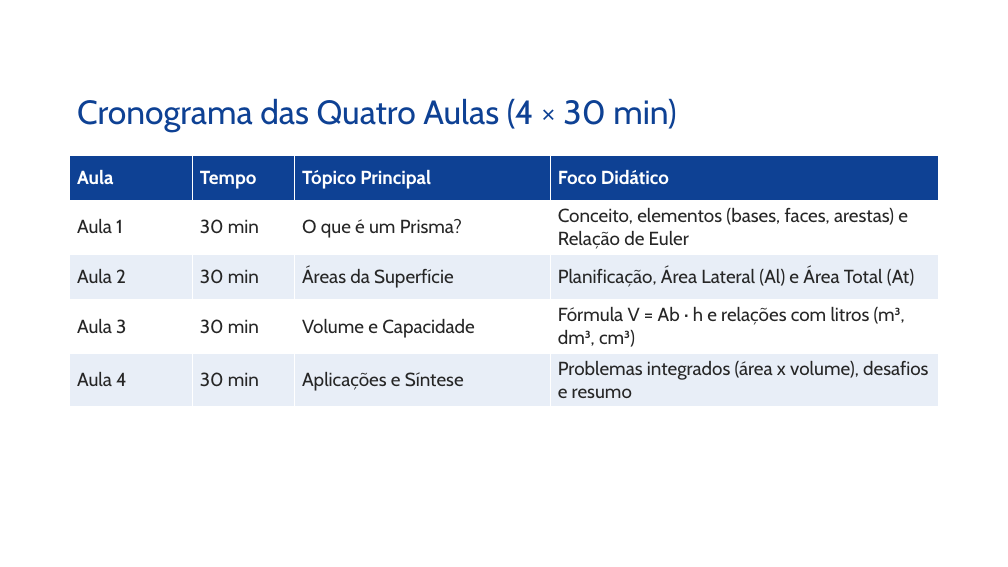
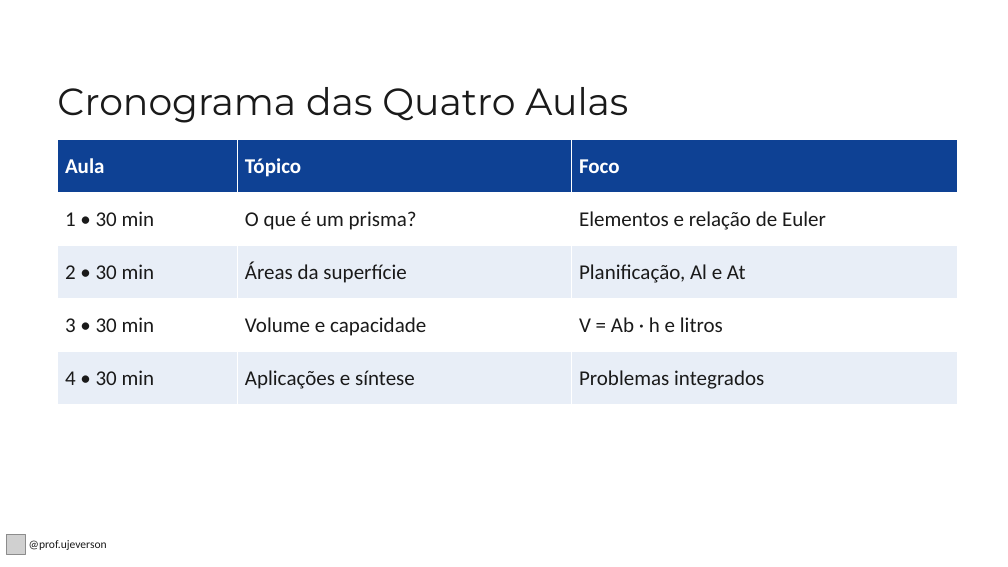
Before and after one commit to Ujeverson/uaippt, a slide deck: slide 2 of Prismas_Area_e_Volume_9Ano.pptx. Drawn at 1008x567 pixels with LibreOffice and Linux fonts; fonts in the diff are those of the drawing; grey boxes stand for pictures; background and template pictures are left out. Boxes give left, top, right and bottom in pixels: in the first picture for what was removed or moved away, otherwise in the second. Text is boxed around its words. In the diff, an @@ line names an element or a change of style, - is before the commit and + after.

Commit message:
feat: align deck layout and typography with slideExemploComConteudo.pdf
- Slide 1: title in Poppins 36 pt, teacher name in Poppins 40 pt
- Slides 2+: title in Montserrat 36 pt, body/content in Calibri 24 pt
- Image layout: text on left, image/render on right with Calibri 12 pt caption
- Footer: Instagram icon with @prof.ujeverson and Fatesg institutional footer
- High-res vector-crisp 2D/3D technical prism diagrams with SENAI palette
- Rebuilt uaippt.skill package

```diff
--- a/Prismas_Area_e_Volume_9Ano.pptx
+++ b/Prismas_Area_e_Volume_9Ano.pptx
@@ title at bbox=[57, 87, 628, 123]: text changed; size 32 to 36 pt; font Cabin to Montserrat; text colour #0E4194 to #1A1A1A @@
-Cronograma das Quatro Aulas (4 × 30 min)
+Cronograma das Quatro Aulas
@@ table at bbox=[57, 140, 957, 405] @@
-column 1: Aula | Aula 1 | Aula 2 | Aula 3 | Aula 4
-column 2: Tempo | 30 min | 30 min | 30 min | 30 min
-column 3: Tópico Principal | O que é um Prisma? | Áreas da Superfície | Volume e Capacidade | Aplicações e Síntese
-column 4: Foco Didático | Conceito, elementos (bases, faces, arestas) e Relação de Euler | Planificação, Área Lateral (Al) e Área Total (At) | Fórmula V = Ab · h e relações com litros (m³, dm³, cm³) | Problemas integrados (área x volume), desafios e resumo
+column 1: Aula | 1 • 30 min | 2 • 30 min | 3 • 30 min | 4 • 30 min
+column 2: Tópico | O que é um prisma? | Áreas da superfície | Volume e capacidade | Aplicações e síntese
+column 3: Foco | Elementos e relação de Euler | Planificação, Al e At | V = Ab · h e litros | Problemas integrados
@@ table: place and size @@
-table at bbox=[70, 155, 938, 402]
+table at bbox=[57, 140, 957, 405]
@@ picture added at bbox=[6, 535, 26, 554] @@
@@ text added at bbox=[29, 540, 107, 550], 11 pt, text #1A1A1A @@
+@prof.ujeverson
```
Also in this commit, not shown: 30 other slides changed, 2 slides added, 2 slides removed, 10 other files.
